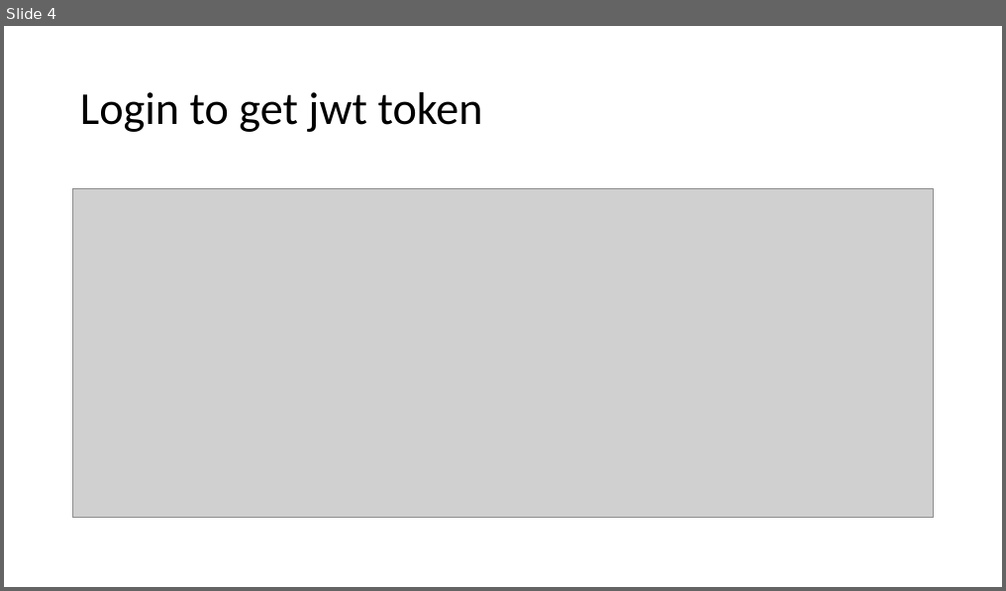
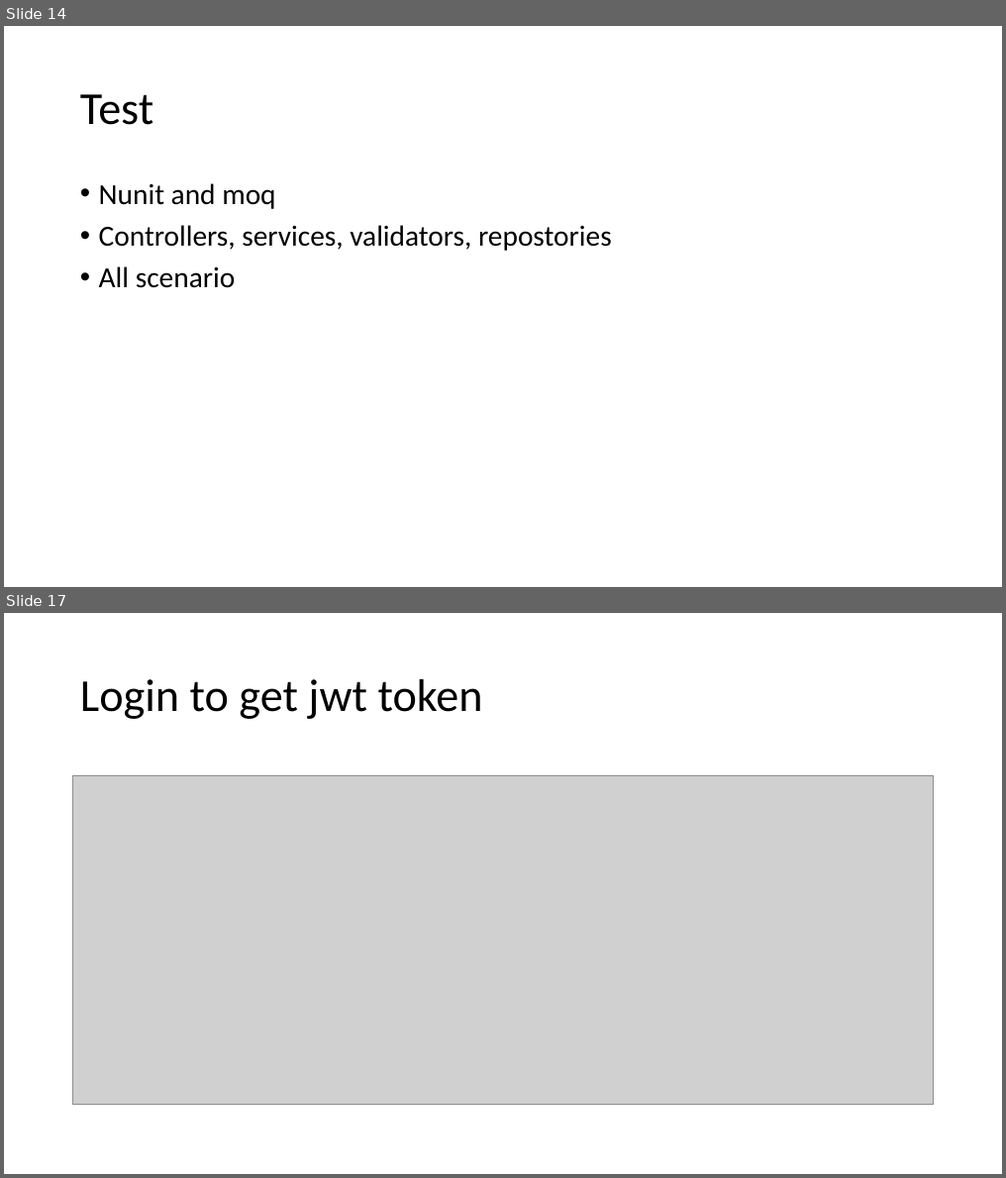
Before and after one commit to Lejuan60606/PlayGoodSolution, a slide deck: Presentation1.pptx. Shown one above the other, each under a label of ours: slide 4 before the commit, slides 14 and 17 after it; the slides between them are not shown. The pictures are 1006x591 and 1006x1178 pixels, drawn with LibreOffice and Linux fonts; fonts in the diff are those of the drawing; grey boxes stand for pictures. Boxes give left, top, right and bottom in pixels: in the first picture for what was removed or moved away, otherwise in the second. Text is boxed around its words. In the diff, an @@ line names an element or a change of style, - is before the commit and + after.

```diff
--- a/Presentation1.pptx
+++ b/Presentation1.pptx
@@ slide 14 added at (x1=4, y1=26, x2=1002, y2=587), background #FFFFFF @@
@@ title added at (x1=80, y1=94, x2=153, y2=125), 44 pt, text #000000 @@
+Test
@@ text added at (x1=99, y1=183, x2=612, y2=288), 28 pt, text #000000 @@
+• Nunit and moq
+• Controllers, services, validators, repostories
+• All scenario
@@ what was slide 4 is now slide 17 @@
```
Also in this commit, not shown: 3 slides changed, 12 other slides added.
